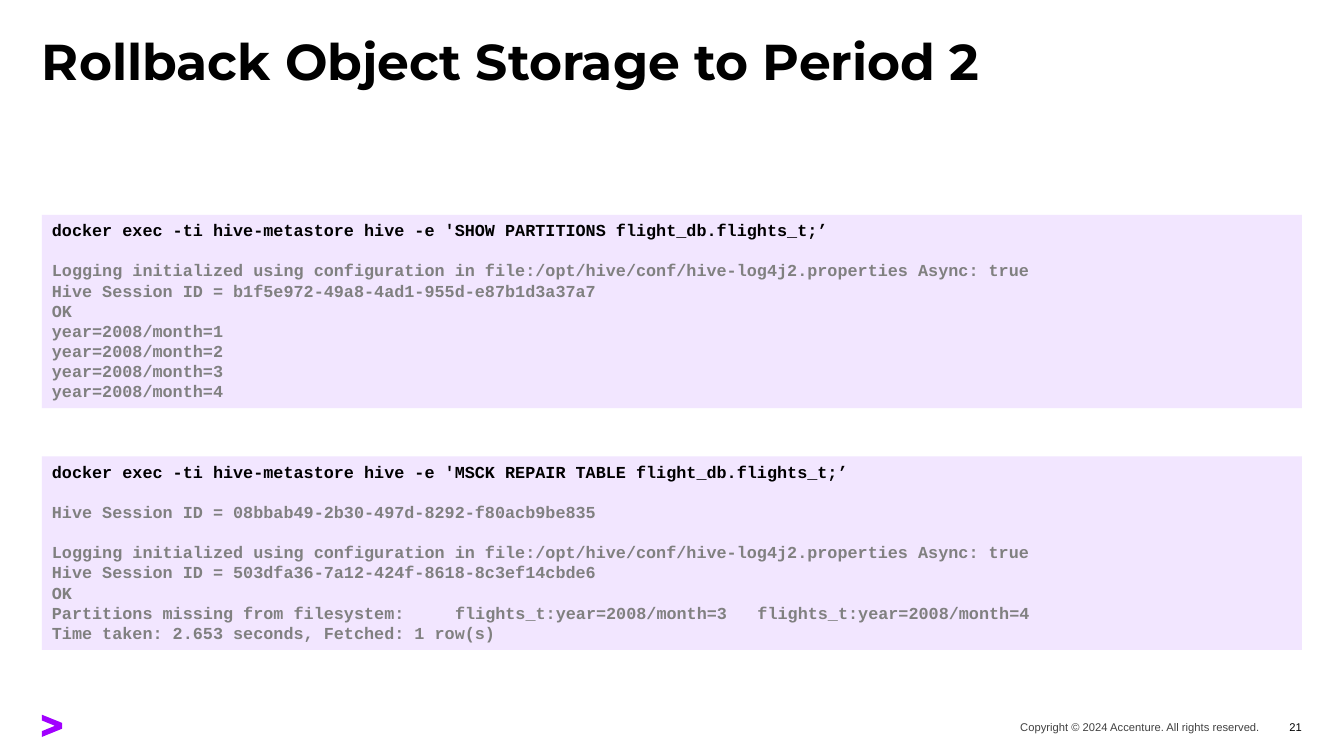
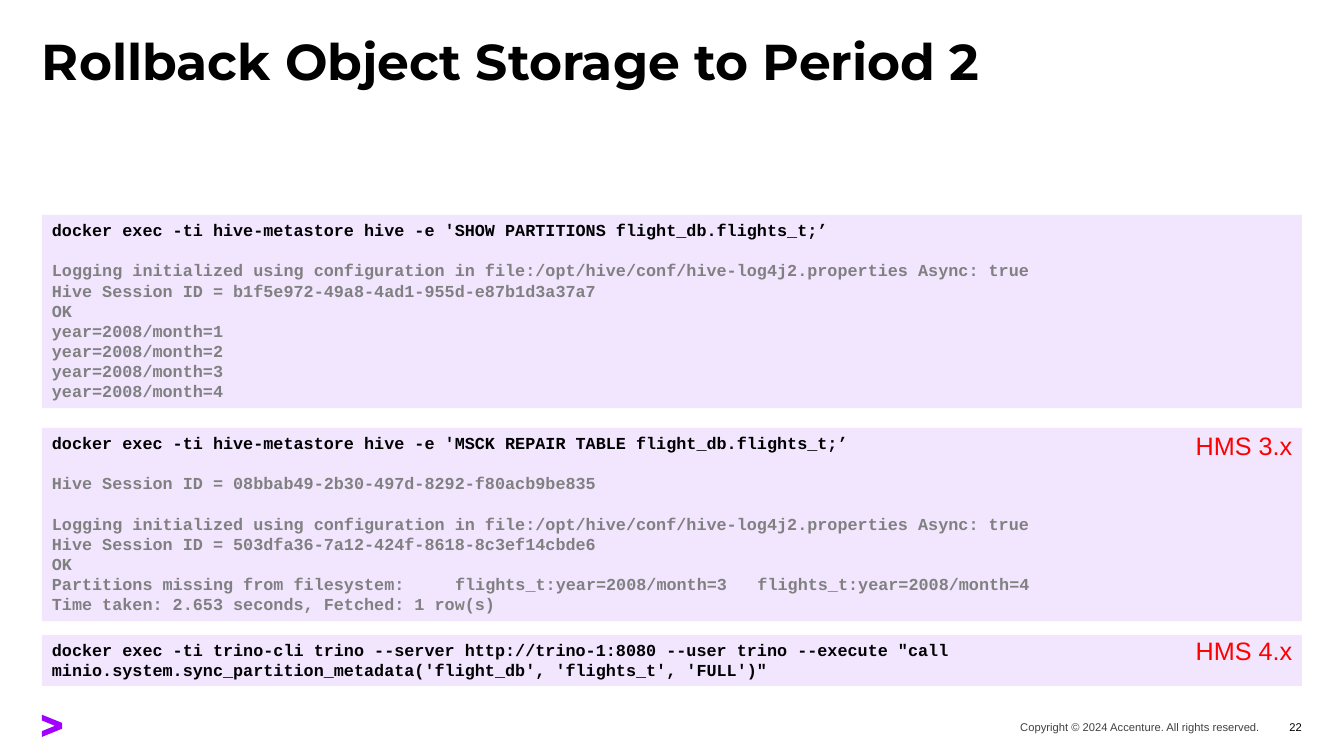
Before and after one commit to tasos71/hms-restore-test, a slide deck: slide 22 of hive-metastore-backup-restore-test.pptx (slide 21 before the commit). Drawn at 1344x756 pixels with LibreOffice and Linux fonts; fonts in the diff are those of the drawing. Boxes give left, top, right and bottom in pixels: in the first picture for what was removed or moved away, otherwise in the second. Text is boxed around its words. In the diff, an @@ line names an element or a change of style, - is before the commit and + after.

```diff
--- a/hive-metastore-backup-restore-test.pptx
+++ b/hive-metastore-backup-restore-test.pptx
@@ rectangle "docker exec -ti hive-metastore hive ...": place and size @@
-rectangle "docker exec -ti hive-metastore hive ..." at [42,457,1303,650]
+rectangle "docker exec -ti hive-metastore hive ..." at [42,429,1303,622]
@@ text added at [1196,437,1293,456], 18 pt, text #FF0000 @@
+HMS 3.x
@@ rectangle added at [42,635,1303,686], fill #F2E6FF, 12 pt, text #000000, bold @@
+docker exec -ti trino-cli trino --server http://trino-1:8080 --user trino --execute "call minio.system.sync_partition_metadata('flight_db', 'flights_t', 'FULL')"
@@ text added at [1196,642,1293,661], 18 pt, text #FF0000 @@
+HMS 4.x
@@ page number at [1289,723,1301,731]: text changed @@
-21
+22
```
Also in this commit, not shown: 16 other slides changed, 2 slides added, 55 other files.
